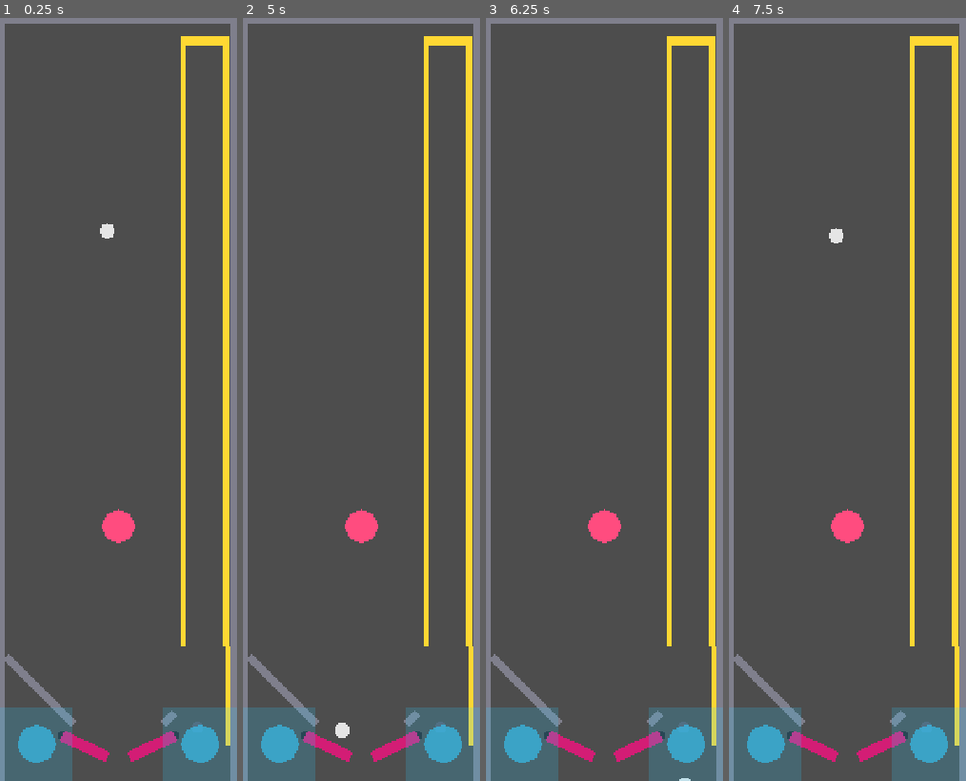
Above: before the commit, frames 1-4 (left to right).
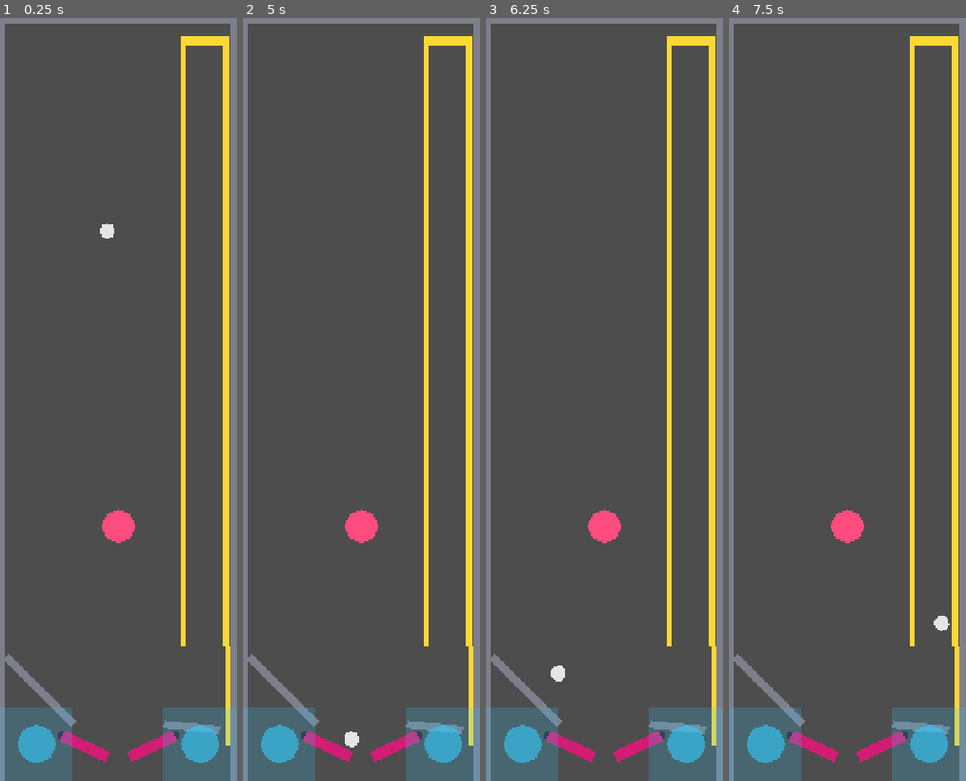
Above: after the commit, the same moments.

Repository: nobody174/pinball-adventure
Game: Godot game, scene res://core/physics/physics_prototype.tscn
The game is run twice, just before and just after one commit, with the same random seed, the same clock (stepped at 60 frames per second) and the same inputs.
Inputs (mouse positions are in pixels of both pictures, inside the frame that each line leads up to):
- Up to frame 1 (0.25 s): no input
- Up to frame 2 (5 s): tap Enter at 0.5 s; move the mouse to (413, 361) at 0.52 s; hold Right (flip_right) 0.53-1.25 s; tap Up (launch_ball) at 0.6 s; click (413, 361) at 0.67 s; drag from (314, 437) to (361, 529) at 1.27 s; move the mouse to (385, 231) at 2.02 s; hold Right (flip_right) 2.03-2.75 s; hold Shift 2.03-2.75 s; drag from (349, 552) to (290, 285) at 2.77 s; move the mouse to (432, 513) at 3.52 s; hold Left (flip_left) 3.53-4.25 s; tap Ctrl at 3.6 s; drag from (290, 285) to (361, 529) at 4.27 s
- Up to frame 3 (6.25 s): move the mouse to (616, 399) at 5.02 s; hold Left (flip_left) 5.03-5.75 s; tap 2 at 5.1 s; click (616, 399) at 5.17 s; drag from (568, 208) to (557, 437) at 5.77 s
- Up to frame 4 (7.5 s): move the mouse to (899, 361) at 6.52 s; hold Right (flip_right) 6.53-7.25 s; tap Up (launch_ball) at 6.6 s; drag from (800, 437) to (847, 529) at 7.27 s

The runs differ from the first frame. In frame 1, 0.2% of the frame differs, in the area x 67-94%, y 90-94%; in frame 2, 0.4%; in frame 3, 0.3%; in frame 4, 0.4%, in the area x 42-94%, y 27-94%.

Commit message:
fix(ramp): replace RightGuide stub + save post with a proper shallow-angle guide
Designer directly compared it to LeftGuide in the editor and called
it out correctly: the previous fix (a tiny 28px stub) was a band-aid,
not a real replacement for the guide's actual job. The save-post
fix from the last commit was a second band-aid on top of that.

Better fix: a real guide, just at a much shallower angle than the
original 45° (which is fundamentally incompatible with the ramp
corridor's clearance requirement -- verified in an earlier commit).
New RightGuide runs (290,600) to (390,610), a 5.7-degree slope that
stays at y=600-610 across its entire length -- ~150 units clear of
the y=460 ramp mouth throughout, verified with the same numbers used
to diagnose the original blocking bug. This is a real funnel again
(length 100.5, vs. the old stub's 28.28), not just a token clearance
check, and it makes the standalone RightFlipperSavePost from the
previous commit redundant -- removed it (the guide now physically
overlaps where it stood and does its job properly).

66/66 tests passing. Still wants the human playtest pass already
agreed on to confirm feel, but this is a materially better fix than
what it replaces, not another stopgap.

Diff:
--- a/core/physics/physics_prototype.tscn
+++ b/core/physics/physics_prototype.tscn
@@ -26,14 +26,11 @@
 [sub_resource type="RectangleShape2D" id="RectangleShape2D_outlane_wall"]
 size = Vector2(10, 178)
 
-[sub_resource type="CircleShape2D" id="CircleShape2D_save_post"]
-radius = 11.0
-
 [sub_resource type="RectangleShape2D" id="RectangleShape2D_guide"]
 size = Vector2(169.7, 14)
 
 [sub_resource type="RectangleShape2D" id="RectangleShape2D_guide_right"]
-size = Vector2(28.28, 14)
+size = Vector2(100.5, 14)
 
 [sub_resource type="CircleShape2D" id="CircleShape2D_ball"]
 radius = 14.0
@@ -128,15 +125,6 @@
 position = Vector2(405, 549)
 color = Color(1, 0.85, 0.2, 1)
 polygon = PackedVector2Array(-5, -89, 5, -89, 5, 89, -5, 89)
-
-[node name="RightFlipperSavePost" type="CollisionShape2D" parent="Ramp" unique_id=3182004415]
-position = Vector2(350, 605)
-shape = SubResource("CircleShape2D_save_post")
-
-[node name="RightFlipperSavePostSprite" type="Polygon2D" parent="Ramp" unique_id=3182004416]
-position = Vector2(350, 605)
-color = Color(0.35, 0.35, 0.4, 1)
-polygon = PackedVector2Array(11, 0, 7.778, 7.778, 0, 11, -7.778, 7.778, -11, 0, -7.778, -7.778, 0, -11, 7.778, -7.778)
 
 [node name="Guides" type="StaticBody2D" parent="." unique_id=1736905529]
 
@@ -152,15 +140,15 @@
 polygon = PackedVector2Array(-84.85, -7, 84.85, -7, 84.85, 7, -84.85, 7)
 
 [node name="RightGuide" type="CollisionShape2D" parent="Guides" unique_id=2038979651]
-position = Vector2(300, 590)
-rotation = 2.356194
+position = Vector2(340, 605)
+rotation = 0.099669
 shape = SubResource("RectangleShape2D_guide_right")
 
 [node name="RightGuideSprite" type="Polygon2D" parent="Guides" unique_id=72289689]
-position = Vector2(300, 590)
-rotation = 2.356194
-color = Color(0.5, 0.5, 0.55, 1)
-polygon = PackedVector2Array(-14.14, -7, 14.14, -7, 14.14, 7, -14.14, 7)
+position = Vector2(340, 605)
+rotation = 0.099669
+color = Color(0.5, 0.5, 0.55, 1)
+polygon = PackedVector2Array(-50.25, -7, 50.25, -7, 50.25, 7, -50.25, 7)
 
 [node name="Ball" type="RigidBody2D" parent="." unique_id=1994410899]
 position = Vector2(190, -300)
